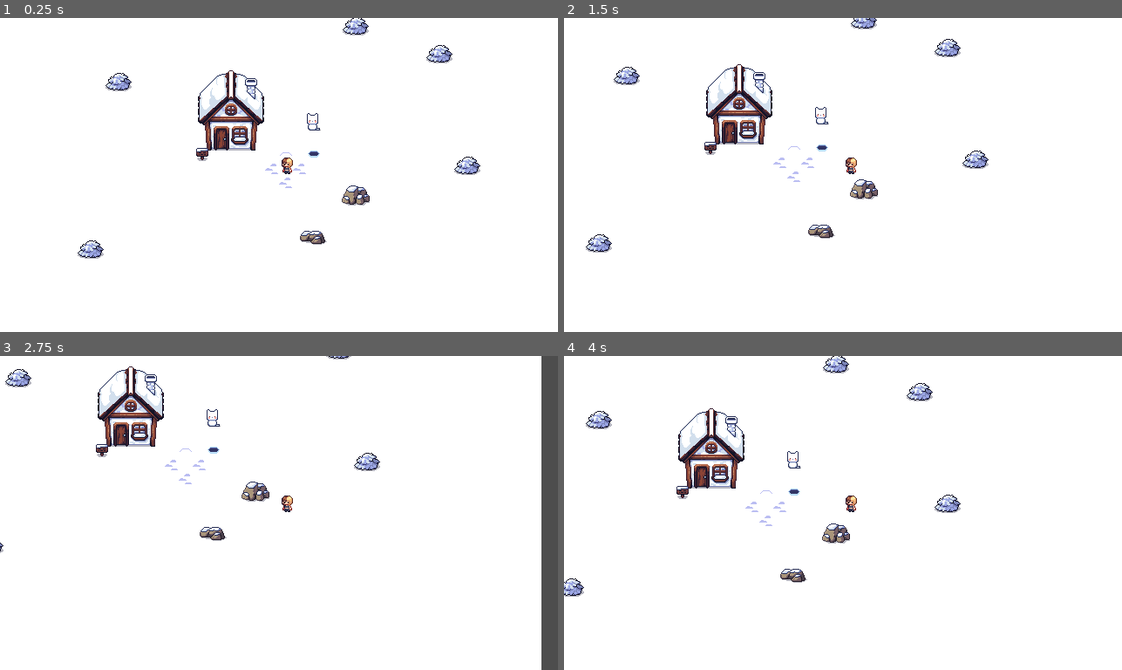
Above: before the commit, frames 1-4 (two rows, left to right).
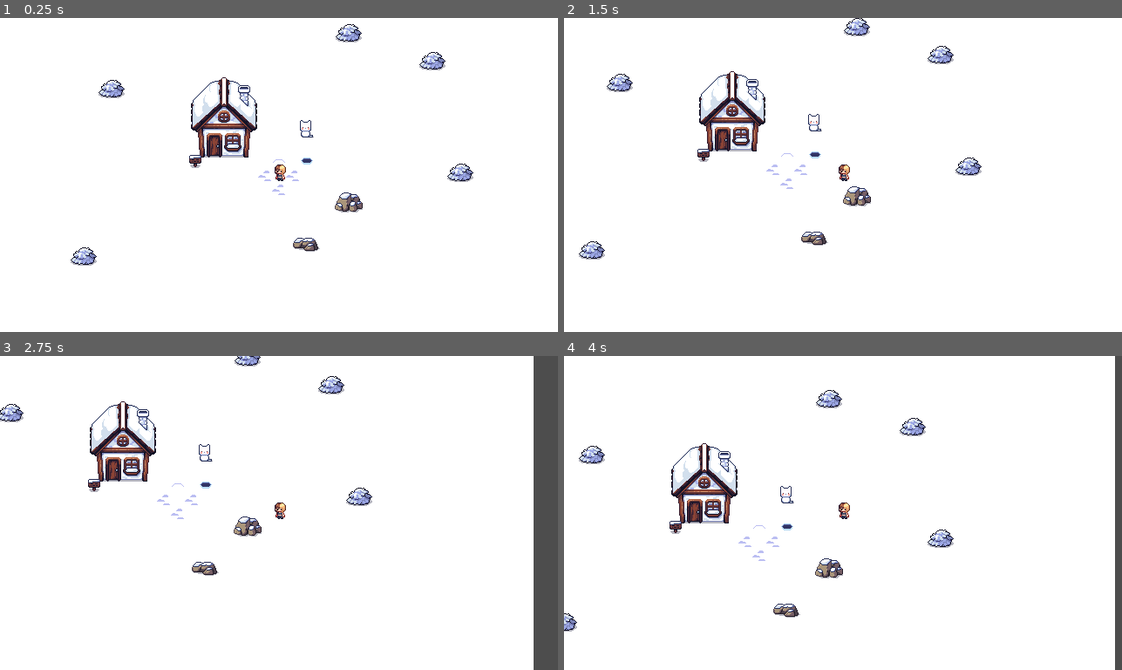
Above: after the commit, the same moments.

Repository: waleedlugod/moonmist-mountain
Game: Godot game, scene res://Scenes/main_level.tscn
The game is run twice, just before and just after one commit, with the same random seed, the same clock (stepped at 60 frames per second) and the same inputs.
Inputs:
- Up to frame 1 (0.25 s): no input
- Up to frame 2 (1.5 s): tap Enter at 0.5 s; hold D (right) 0.53-1.28 s; hold S (down) from 1.28 s (still down)
- Up to frame 3 (2.75 s): release S (down) at 2.03 s; hold D (right) from 2.03 s (still down)
- Up to frame 4 (4 s): release D (right) at 2.78 s; hold W (up) 2.78-3.53 s; hold A (left) from 3.53 s (still down)

The runs differ from the first frame. In frame 1, 4.8% of the frame differs, in the area x 12-87%, y 0-79%; in frame 2, 4.8%; in frame 3, 6.7%; in frame 4, 7.2%, in the area x 0-100%, y 0-100%.

Commit message:
Implement collision detection

Diff:
--- a/Characters/player.gd
+++ b/Characters/player.gd
@@ -6,24 +6,28 @@
 var is_moving = false
 
 
-func _process(_delta: float) -> void:
-	move(Input.get_vector("left", "right", "up", "down"))
+func _physics_process(_delta: float) -> void:
+	var direction = Input.get_vector("left", "right", "up", "down")
 
-func move(input_direction: Vector2) -> void:
-	# attempt to move if not currently moving and is a valid direction
 	if not is_moving \
-	and input_direction != Vector2.ZERO \
-	and (input_direction.x == 0 || input_direction.y == 0):
-		# determine target position
-		var target_position = position + input_direction * TILE_SIZE
+	and direction != Vector2.ZERO \
+	and (direction.x == 0 || direction.y == 0):
+		# Query the target position if it is walkable
+		var space_state = get_world_2d().direct_space_state
+		var query_target = PhysicsPointQueryParameters2D.new()
+		query_target.position = global_position + direction * TILE_SIZE
+		var collision = space_state.intersect_point(query_target)
 
-		# move to new position
-		is_moving = true
-		var move_tween = create_tween()
-		move_tween.tween_property(
-			self,
-			"position",
-			target_position,
-			SPEED
-			).set_trans(Tween.TRANS_LINEAR)
-		move_tween.tween_callback(func(): is_moving = false)
+		if not collision: move(query_target.position)
+
+# move player to target position
+func move(target_position: Vector2) -> void:
+	is_moving = true
+	var move_tween = create_tween()
+	move_tween.tween_property(
+		self,
+		"position",
+		target_position,
+		SPEED
+		).set_trans(Tween.TRANS_LINEAR)
+	move_tween.tween_callback(func(): is_moving = false)
--- a/Characters/player.tscn
+++ b/Characters/player.tscn
@@ -7,7 +7,7 @@
 script = ExtResource("1_v3ki5")
 
 [node name="Sprite2D" type="Sprite2D" parent="."]
-position = Vector2(8, -12)
+position = Vector2(0, -4)
 texture = ExtResource("1_kktqm")
 hframes = 8
 vframes = 3
--- a/Scenes/main_level.tscn
+++ b/Scenes/main_level.tscn
@@ -319,6 +319,7 @@
 [node name="Player" parent="." instance=ExtResource("1_l1u7e")]
 z_index = 1
 y_sort_enabled = true
+position = Vector2(8, -8)
 
 [node name="Camera2D" type="Camera2D" parent="Player"]
 
